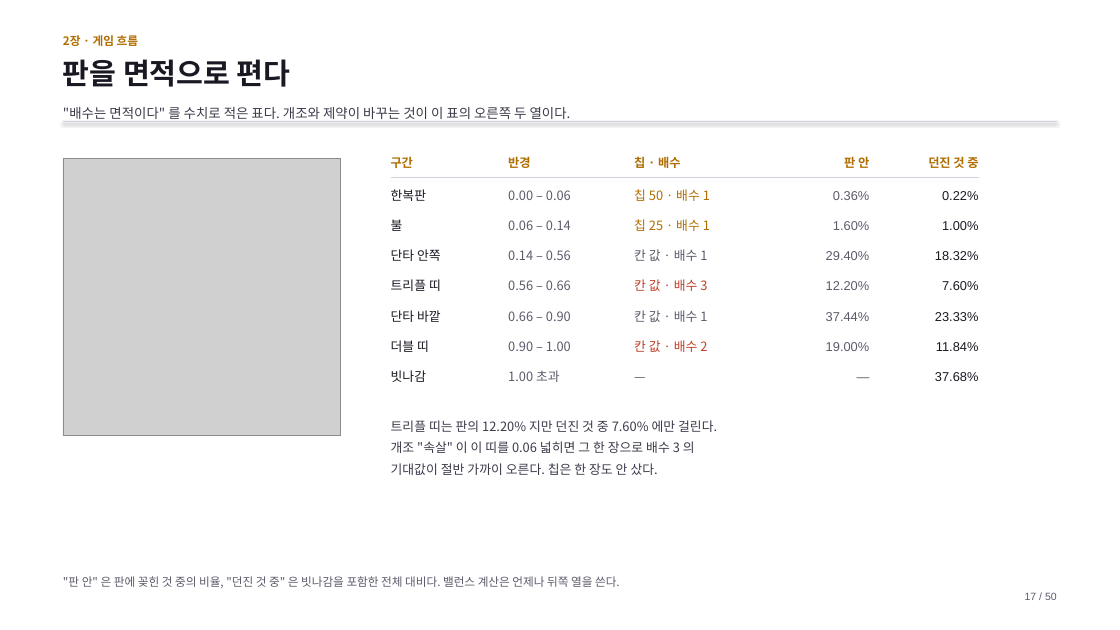
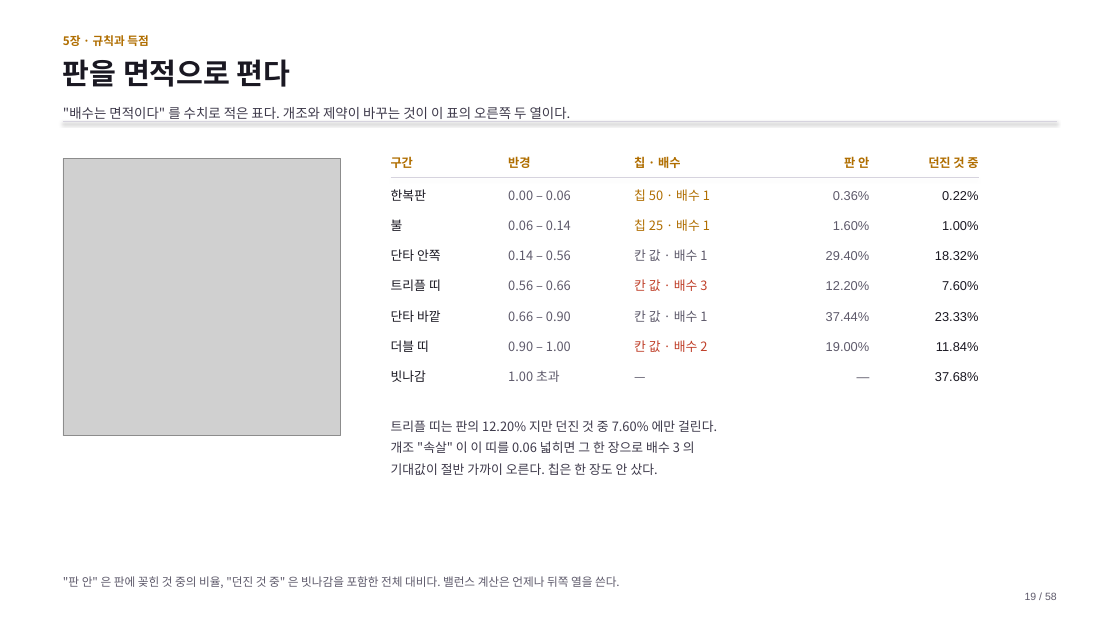
Before and after one commit to GGbong69/test-03, a slide deck: slide 19 of docs/기획서.pptx (slide 17 before the commit). Drawn at 1120x630 pixels with LibreOffice and Linux fonts; fonts in the diff are those of the drawing; grey boxes stand for pictures. Boxes give left, top, right and bottom in pixels: in the first picture for what was removed or moved away, otherwise in the second. Text is boxed around its words. In the diff, an @@ line names an element or a change of style, - is before the commit and + after.

```diff
--- a/docs/기획서.pptx
+++ b/docs/기획서.pptx
@@ text at [63, 35, 148, 46]: text changed @@
-2장 · 게임 흐름
+5장 · 규칙과 득점
@@ text at [1025, 592, 1057, 600]: text changed @@
-17 / 50
+19 / 58
```
Also in this commit, not shown: 47 other slides changed, 9 slides added, 1 slide removed, 1 other file.
